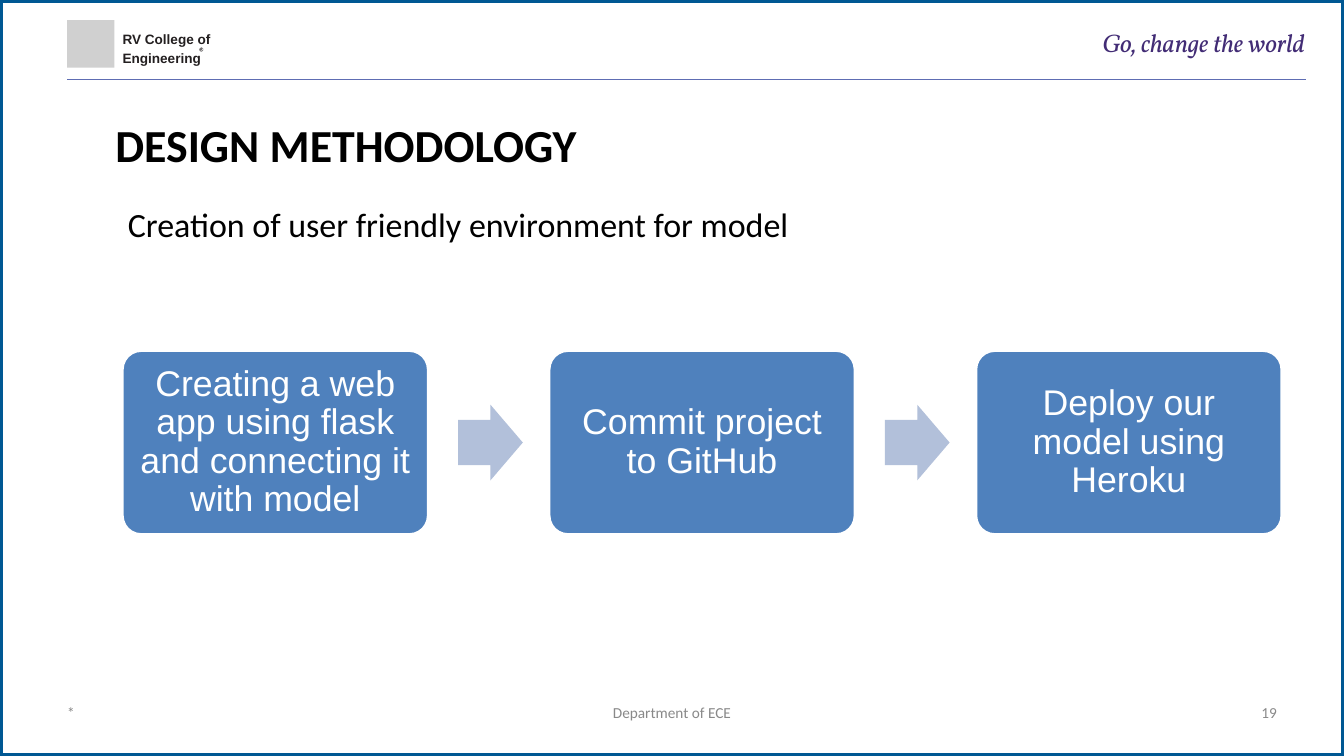
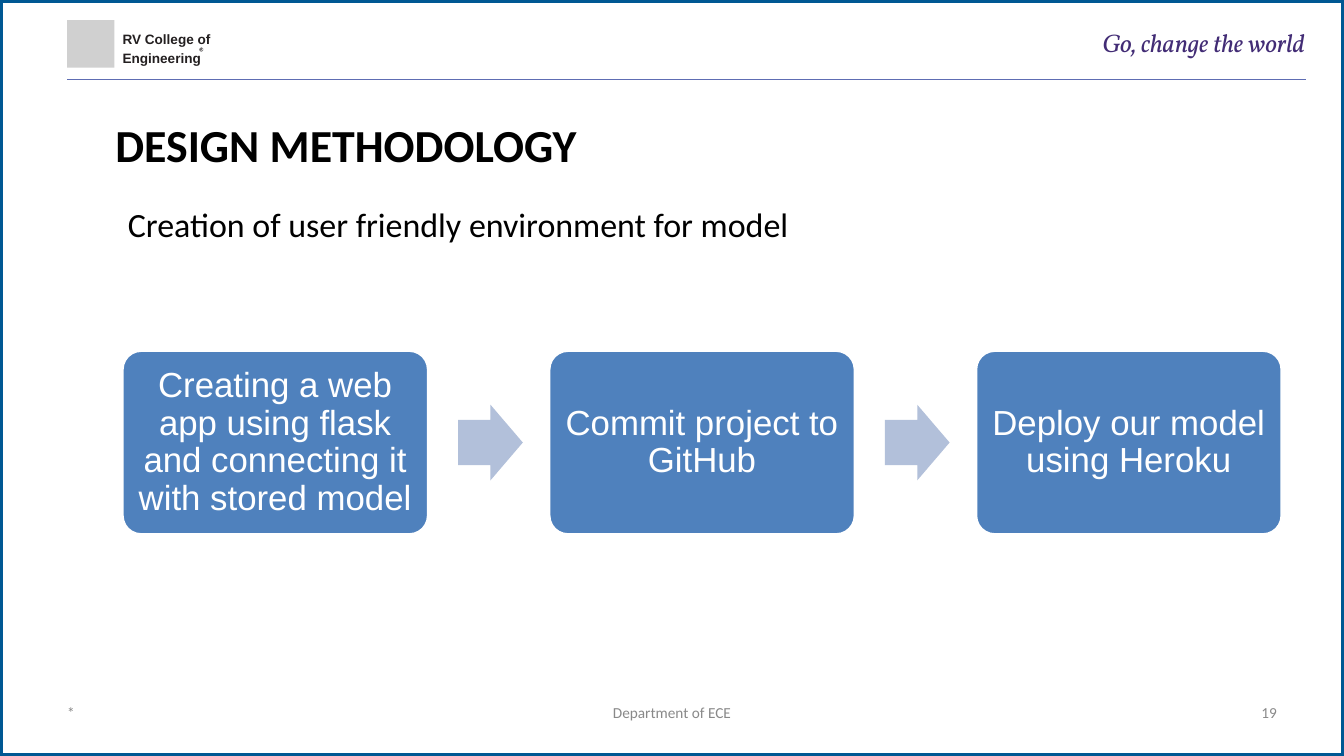
Before and after one commit to mayurraj876/Diabetes-Prediction, a slide deck: slide 19 of PPT and Synopsis/Minor Project .pptx. Drawn at 1344x756 pixels with LibreOffice and Linux fonts; fonts in the diff are those of the drawing; grey boxes stand for pictures. Boxes give left, top, right and bottom in pixels: in the first picture for what was removed or moved away, otherwise in the second. Text is boxed around its words. In the diff, an @@ line names an element or a change of style, - is before the commit and + after.

```diff
--- a/PPT and Synopsis/Minor Project .pptx
+++ b/PPT and Synopsis/Minor Project .pptx
@@ text "Commit project to GitHub" at box(566, 410, 838, 473): size 42 to 41 pt @@
@@ text "Deploy our model using Heroku" at box(992, 410, 1265, 479): size 42 to 41 pt @@
@@ text at box(139, 372, 412, 511): text changed; size 42 to 41 pt @@
-Creating a web app using flask and connecting it with model
+Creating a web app using flask and connecting it with stored model
```
Also in this commit, not shown: 1 other slide changed, 2 other files.
